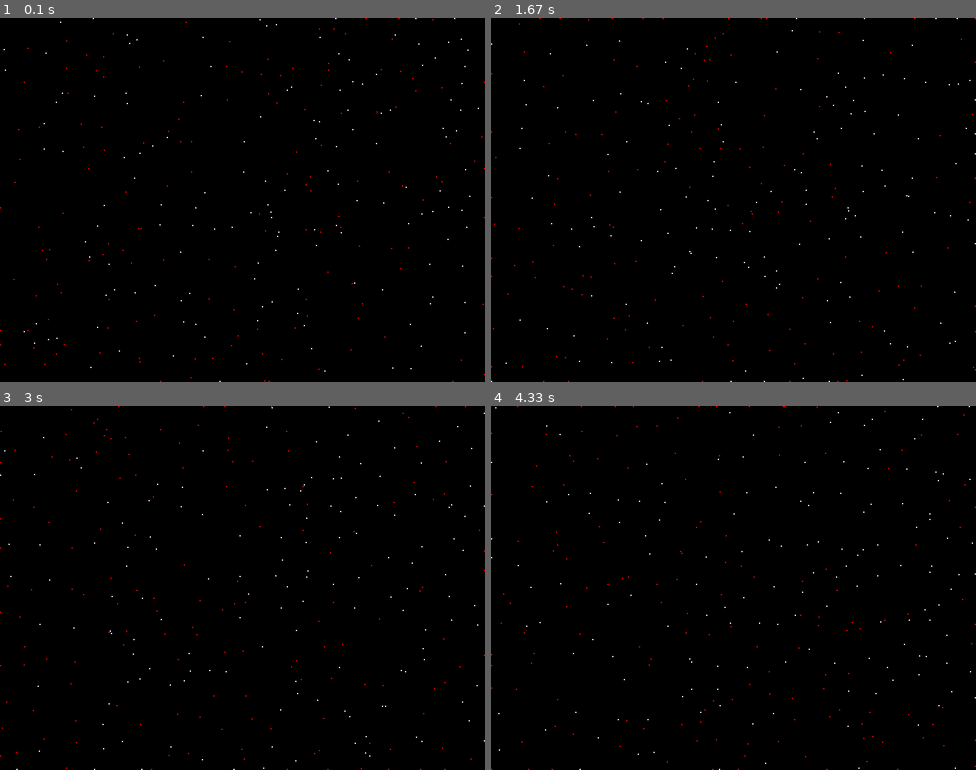
Above: before the commit, frames 1-4 (two rows, left to right).
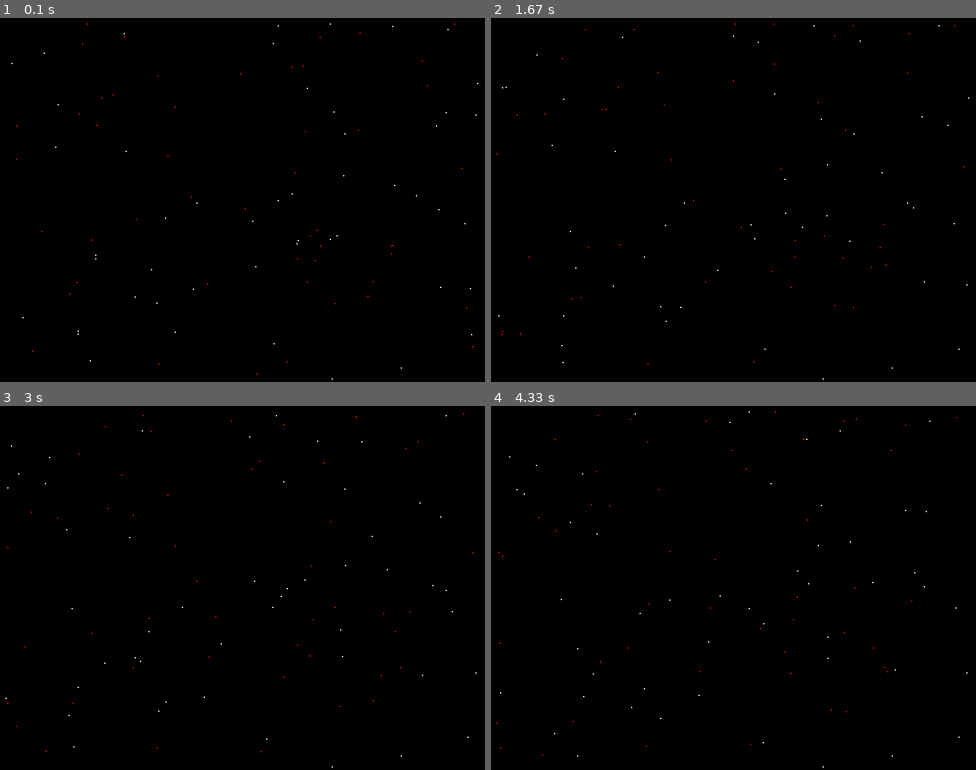
Above: after the commit, the same moments.

Repository: Moritz344/Simulation-of-Life
Game: pygame game, started from src/andere_lebewesen/particleLife.py
Two runs of this game, one before a commit and one after it. Both use one fixed random seed, a clock stepped at 60 frames per second and the inputs below.
Inputs:
- Up to frame 1 (0.1 s): no input
- Up to frame 2 (1.67 s): no input
- Up to frame 3 (3 s): no input
- Up to frame 4 (4.33 s): no input

The runs differ from the first frame. In frame 1, 0.3% of the frame differs, in the area x 0-100%, y 0-100%; in frame 2, 0.3%; in frame 3, 0.3%; in frame 4, 0.3%.

Commit message:
bor keine ahnung

Diff:
--- a/src/andere_lebewesen/particleLife.py
+++ b/src/andere_lebewesen/particleLife.py
@@ -10,24 +10,34 @@
 pygame.display.set_caption("particle life")
 
 # global var
-num = 300
+num = 100
 colors = ["red","white"]
+names = [
+            "Bob",
+            "Peter",
+            "Harald",
+            "BastiGHG"
+        ]
+pygame.font.init()
+
+font = pygame.font.SysFont("opensans",20)
+
 
 class Life(object):
-    def __init__(self,position,speed,velocity,color,id):
+    def __init__(self,position,speed,velocity,color,name):
         self.position = list(position)
         self.speed = speed
         self.velocity = velocity
         self.color = color
         self.size = 1
-        self.id = id
-        self.id = round(self.id,2)
+        self.name = name
         self.direction = "RIGHT"
 
         self.move_right_chance = 0.67
         self.move_left_chance = 0.67
         self.move_down_chance = 0.67
         self.move_up_chance = 0.67
+
 
 
         self.rect = pygame.Rect(self.position[0] - 10,self.position[1] - 10,self.size * 5,self.size * 5)
@@ -55,51 +65,22 @@
         elif self.position[1] < 0 + 10:
             self.position[1] = 0 + 10
 
-    def move_group(self,group,direction):
-        for life in group:
-            if group == white_color_lifes:
-                if direction == "RIGHT" and random.random() < self.move_right_chance:
-                    self.position[0] += self.speed * 0.05
-                elif direction == "LEFT" and random.random() < self.move_left_chance:
-                    self.position[0] -= self.speed * 0.05
-                elif direction == "UP" and random.random() < self.move_up_chance:
-                    self.position[1] -= self.speed * 0.05
-                elif direction == "DOWN" and random.random() < self.move_down_chance:
-                    self.position[1] += self.speed * 0.05
-                else:
-                    group.remove(life)
+    def show_name(self):
+        for i,v in enumerate(lifes):
+            name = font.render(f"{v.name}",False,"white")
+            screen.blit(name,(v.position[0] - 10,v.position[1] - 20))
 
-        for life in group:
-            if group == red_color_lifes:
-                if direction == "RIGHT" and random.random() < self.move_right_chance:
-                    self.position[0] += self.speed * 0.1
-                elif direction == "LEFT" and random.random() < self.move_left_chance:
-                    self.position[0] -= self.speed * 0.1
-                elif direction == "UP" and random.random() < self.move_up_chance:
-                    self.position[1] -= self.speed * 0.1
-                elif direction == "DOWN" and random.random() < self.move_down_chance:
-                    self.position[1] += self.speed * 0.1
-                else:
-                    group.remove(life)
 
     def check_collision(self):
         global white_color_lifes,red_color_lifes
 
-        new_life = Life((random.randint(0,width),random.randint(0,height)),3,random.uniform(1,2),random.choice(colors),random.uniform(1,100))
         red_color_lifes = [red for red in lifes if red.color == "red"]
         white_color_lifes = [white for white in lifes if white.color == "white"]
 
-        dead_lifes = []
+        for partikel in lifes:
+            if partikel != self and self.eye.colliderect(partikel.rect):
+                partikel.move()
 
-        for pixel in white_color_lifes:
-                if pixel != self and self.eye.colliderect(pixel.rect) :
-                    pixel.move_group(white_color_lifes,random.choice(["RIGHT","UP","LEFT","DOWN"]))
-
-        for pixel in red_color_lifes:
-                if pixel != self and self.eye.colliderect(pixel.rect):
-                    pixel.move_group(red_color_lifes,random.choice(["RIGHT","UP","LEFT","DOWN"]))
-                else:
-                    dead_lifes.append(pixel)
 
 
         for all in lifes:
@@ -114,21 +95,18 @@
                 all.position[1] = self.size
 
         # remove all white ones
-        #for life in white_color_lifes:
-            #lifes.remove(life)
+        # for life in white_color_lifes:
+            # lifes.remove(life)
 
     def update(self):
-        #self.move()
         self.life = pygame.draw.circle(screen,self.color,self.position,self.size,1)
         #self.eye = pygame.draw.rect(screen,self.color,(self.position[0] - 20,self.position[1] - 20,50,50),1)
-        self.eye = pygame.Rect(self.position[0] - 10,self.position[1] - 10,20,20)
-        self.rect = pygame.Rect(self.position[0] - 20,self.position[1] - 20,40,40)
-
-        #pygame.draw.rect(screen,"red",(self.position[0] - 10,self.position[1] - 10,20,20),1)
-        #pygame.draw.rect(screen,"blue",(self.position[0] - 20,self.position[1] - 20,40,40),1)
+        self.eye = pygame.Rect(self.position[0] - 10,self.position[1] - 10,50,50)
+        self.rect = pygame.Rect(self.position[0] - 20,self.position[1] - 20,100,100)
 
 
-lifes = [Life((random.randint(0,width),random.randint(0,height)),3,random.uniform(1,2),random.choice(colors),random.uniform(1,100)) for _ in range(num)]
+
+lifes = [Life((random.randint(0,width),random.randint(0,height)),3,random.uniform(1,2),random.choice(colors),random.choice(names)) for _ in range(num)]
 
 
 run = True
@@ -145,6 +123,7 @@
     for life in lifes:
         life.update()
         life.check_collision()
+        # life.show_name()
 
     clock.tick(60)
     pygame.display.update()
